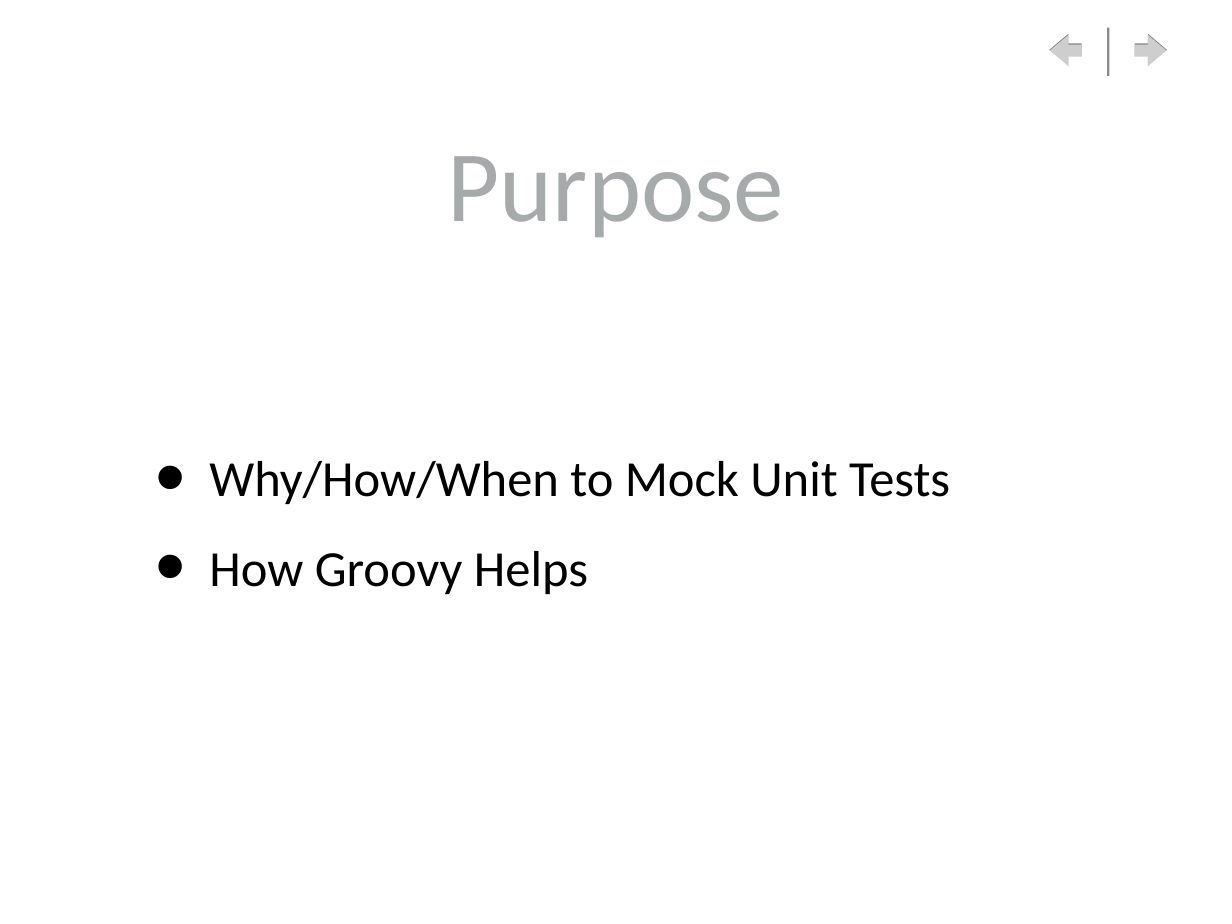
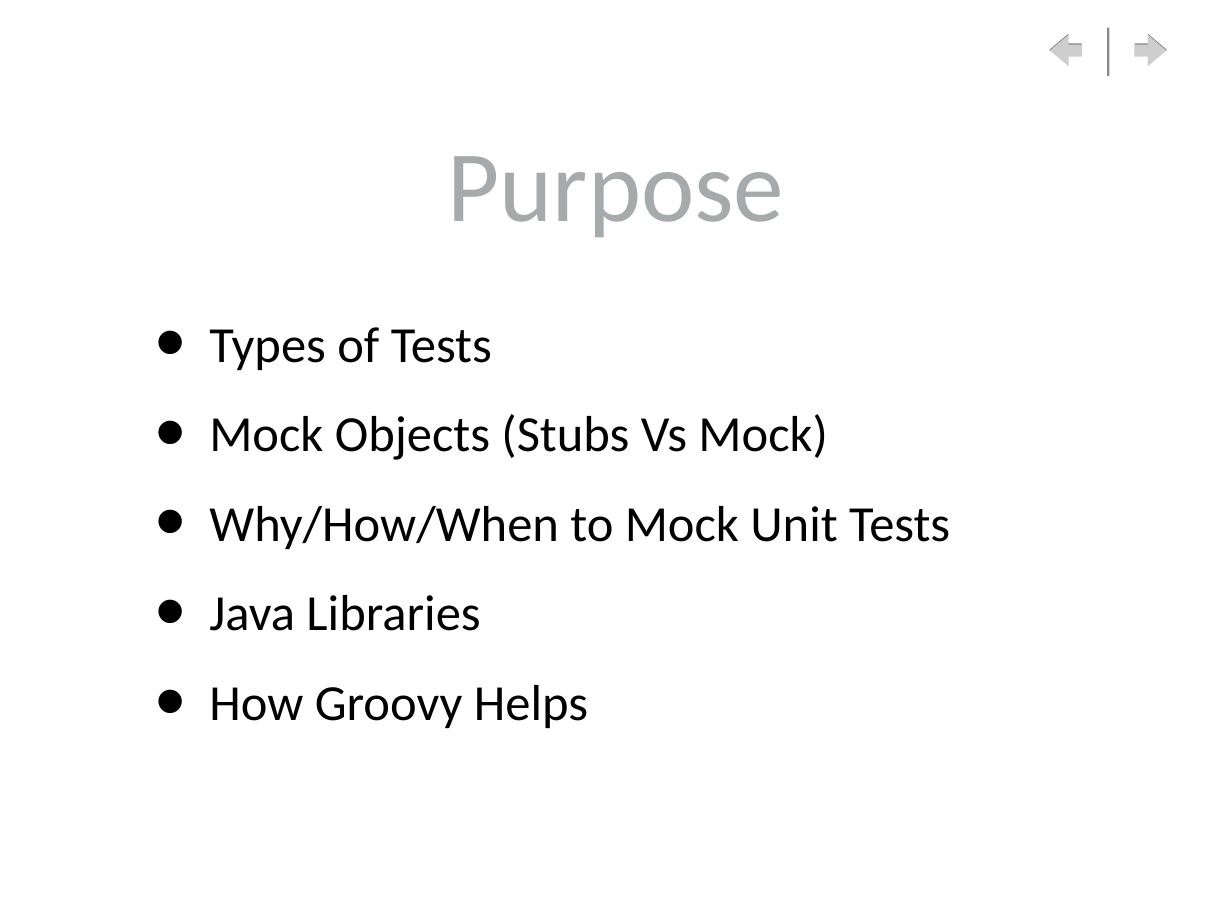
Before and after one commit to RaviVaranasi/mocktesting, a slide deck: slide 2 of docs/MockingGroovyTesting.ppt. Drawn at 1232x924 pixels with LibreOffice and Linux fonts; fonts in the diff are those of the drawing; background and template pictures are left out. Boxes give left, top, right and bottom in pixels: in the first picture for what was removed or moved away, otherwise in the second. Text is boxed around its words. In the diff, an @@ line names an element or a change of style, - is before the commit and + after.

```diff
--- a/docs/MockingGroovyTesting.ppt
+++ b/docs/MockingGroovyTesting.ppt
@@ text at (x1=209, y1=327, x2=827, y2=460): paragraphs added @@
+• Types of Tests
+• Mock Objects (Stubs Vs Mock)
@@ text at (x1=209, y1=595, x2=480, y2=631): paragraph added @@
+• Java Libraries
```
Also in this commit, not shown: 1 other slide changed, 5 slides added.
